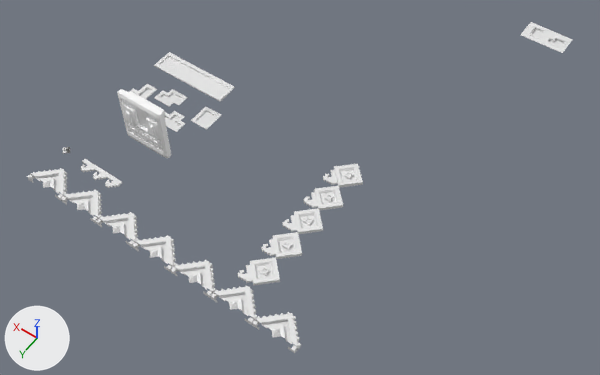
What one commit did to the glTF model assets/wall.glb.
One viewpoint serves both versions: a 50 mm lens placed at (-73.3, 65.0, 120.6), pointed at (-14.7, -17.1, -8.3). Lighting does not change. The marker at lower left points along +X, +Y and +Z. Where no turn or scale is listed for an object, it has been applied to the vertices.

The scene before the commit, as lines of its bpy script (objects in view):
```python
me_plane_004 = bpy.data.meshes.new('Plane.004')
me_plane_004.from_pydata(...)  # 1074 vertices, 2144 faces; spans x -5.21..5.33, y -3.47..-0.35, z -5.22..7.1
me_plane_004.materials.append(mat_defaultmaterial)
me_plane_014 = bpy.data.meshes.new('Plane.014')
me_plane_014.from_pydata(...)  # 246 vertices, 384 faces; spans x -1.88..7.62, y -1.65..0.73, z 0.0..0.39
me_plane_018 = bpy.data.meshes.new('Plane.018')
me_plane_018.from_pydata(...)  # 350 vertices, 640 faces; spans x -9.68..0.08, y -6.48..-1.34, z -0.59..0.08
ob_plane_002 = bpy.data.objects.new('Plane.002', me_plane_014)
ob_plane_002.location = (10.6, 8.1, 0.1)
ob_plane_004 = bpy.data.objects.new('Plane.004', me_plane_004)
ob_plane_004.location = (13.2, -3.7, 1.8)
ob_runes_000 = bpy.data.objects.new('runes.000', me_plane_018)
ob_runes_000.location = (-33.0, -71.3, 0.4)
# also in view: 'timer' at (13.5, -20.2, 2.9); 'pattern' at (-7.1, 13.6, 1.1); 'pattern.001' at (-24.2, -5.8, 0.7)
```
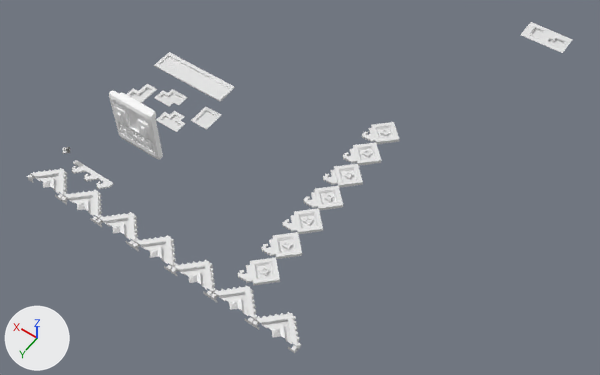
The change, as a diff of the scene's bpy script:
```diff
--- a/assets/wall.glb.py
+++ b/assets/wall.glb.py
@@ me_cube_005 @@
+me_cube_005.from_pydata(...)  # 228 vertices, 376 faces; spans x -3.18..3.51, y 16.09..29.29, z -0.36..0.39
@@ ob_plane_004 @@
 ob_plane_004 = bpy.data.objects.new('Plane.004', me_plane_004)
-ob_plane_004.location = (13.2, -3.7, 1.8)
+ob_plane_004.location = (14.4, -2.5, 1.8)
@@ ob_plane_002 @@
 ob_plane_002 = bpy.data.objects.new('Plane.002', me_plane_014)
-ob_plane_002.location = (10.6, 8.1, 0.1)
+ob_plane_002.location = (11.7, 9.3, 0.1)
@@ ob_pattern_002 @@
+ob_pattern_002 = bpy.data.objects.new('pattern.002', me_cube_005)
+ob_pattern_002.location = (-24.4, -50.9, 0.7)
```

Where the change shows, as pixel boxes [x1, y1, x2, y2] in the pictures (600 x 375 px):
'Plane.004', moved
    before: [118, 89, 171, 158]
    after: [109, 90, 163, 160]
'pattern.002', added
    after: [343, 122, 399, 166]
'Plane.002', moved
    before: [81, 159, 122, 188]
    after: [72, 160, 113, 189]
